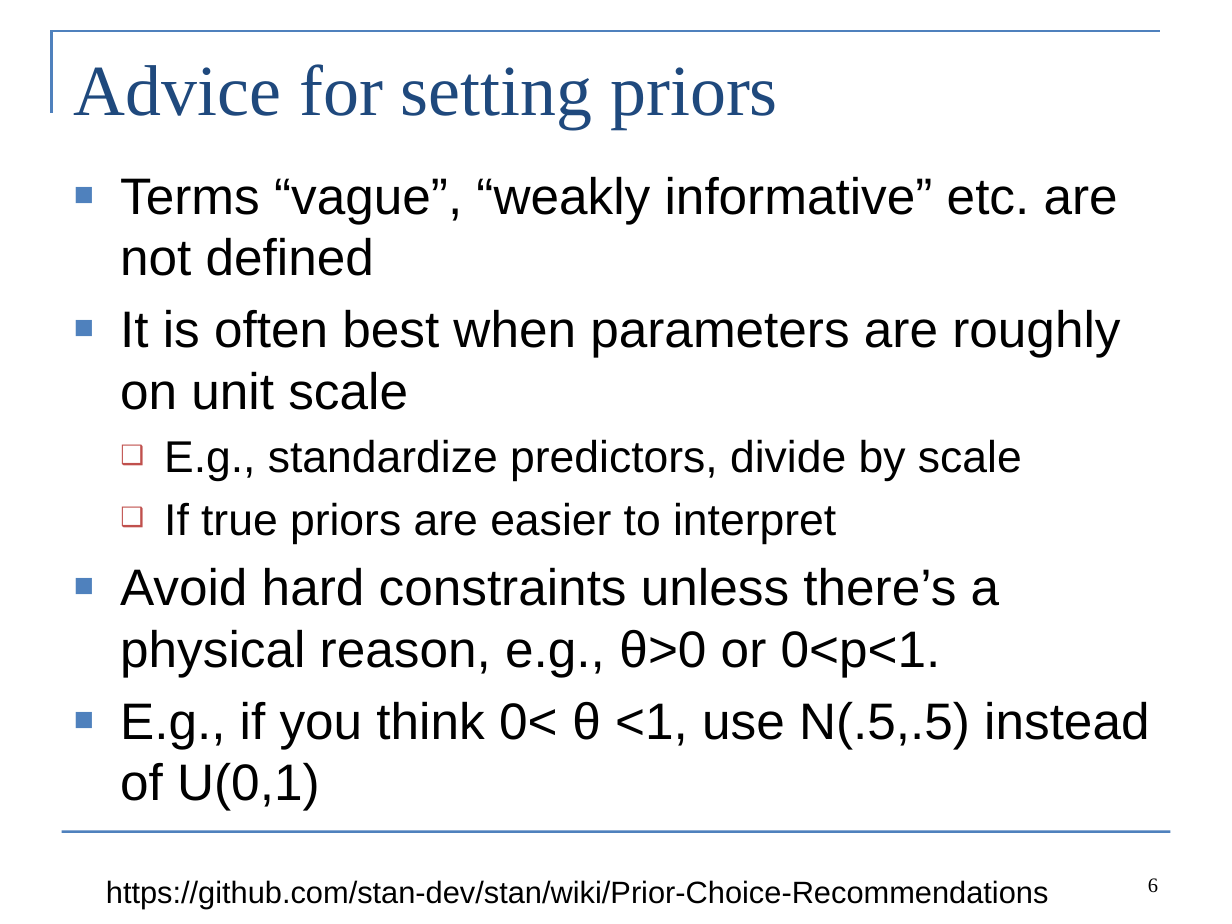
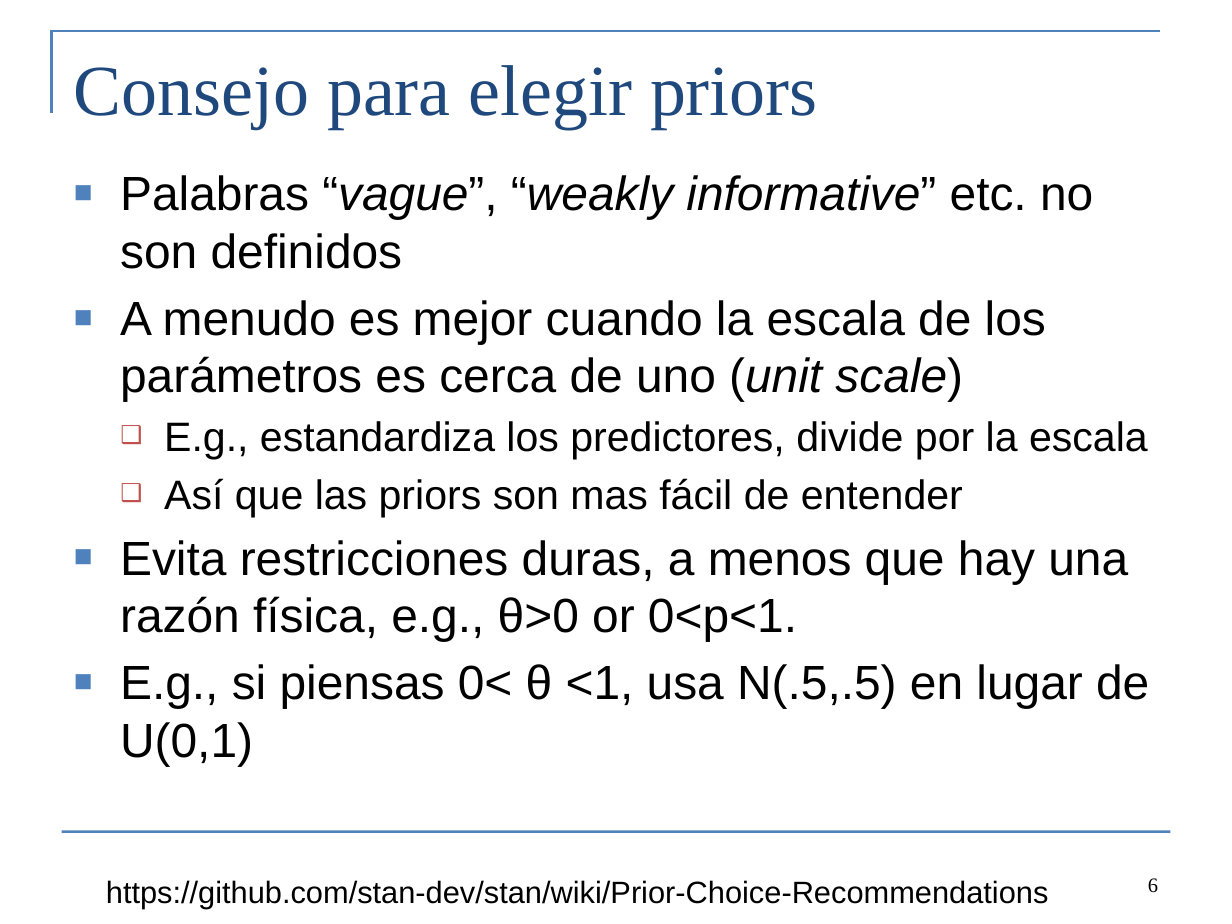
Before and after one commit to colemonnahan/bayes_workshop, a slide deck: slide 6 of dia3/lecture3_modeling.pptx. Drawn at 1232x924 pixels with LibreOffice and Linux fonts; fonts in the diff are those of the drawing. Boxes give left, top, right and bottom in pixels: in the first picture for what was removed or moved away, otherwise in the second. Text is boxed around its words. In the diff, an @@ line names an element or a change of style, - is before the commit and + after.

```diff
--- a/dia3/lecture3_modeling.pptx
+++ b/dia3/lecture3_modeling.pptx
@@ title at (74,65,818,129): text changed @@
-Advice for setting priors
+Consejo para elegir priors
@@ text at (120,175,1149,766): text changed; size 30 to 28 pt @@
-■ Terms “vague”, “weakly informative” etc. are not defined
-■ It is often best when parameters are roughly on unit scale
-  ❑ E.g., standardize predictors, divide by scale
-  ❑ If true priors are easier to interpret
-■ Avoid hard constraints unless there’s a physical reason, e.g., θ>0 or 0<p<1.
-■ E.g., if you think 0< θ <1, use N(.5,.5) instead of U(0,1)
+■ Palabras “vague”, “weakly informative” etc. no son definidos
+■ A menudo es mejor cuando la escala de los parámetros es cerca de uno (unit scale)
+  ❑ E.g., estandardiza los predictores, divide por la escala
+  ❑ Así que las priors son mas fácil de entender
+■ Evita restricciones duras, a menos que hay una razón física, e.g., θ>0 or 0<p<1.
+■ E.g., si piensas 0< θ <1, usa N(.5,.5) en lugar de U(0,1)
```
Also in this commit, not shown: 14 other slides changed, 3 slides added, 5 slides removed, 12 other files.
